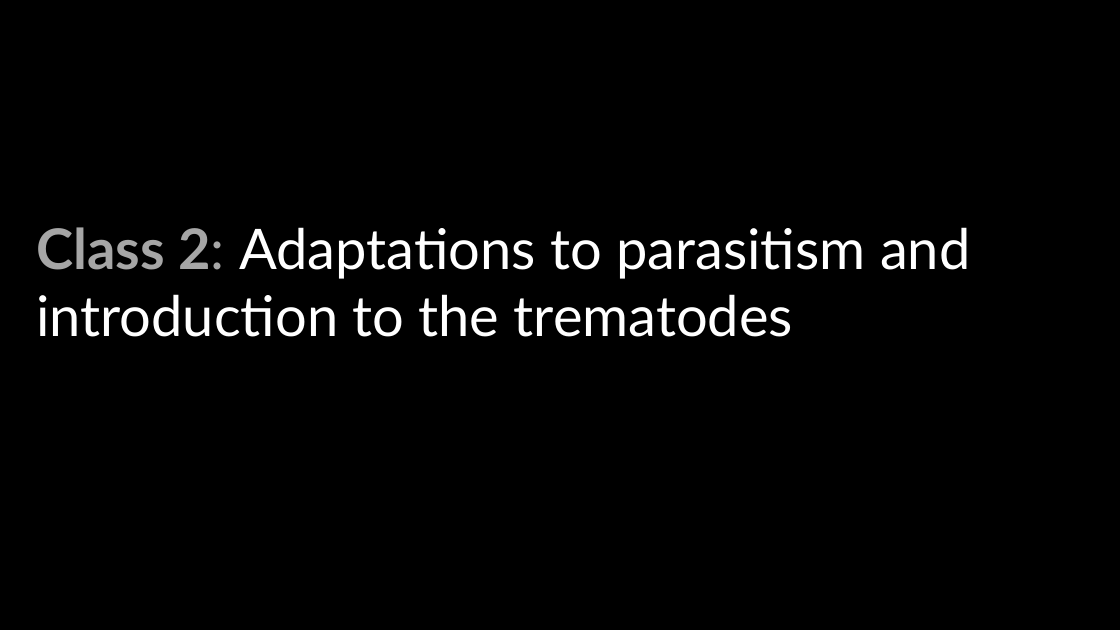
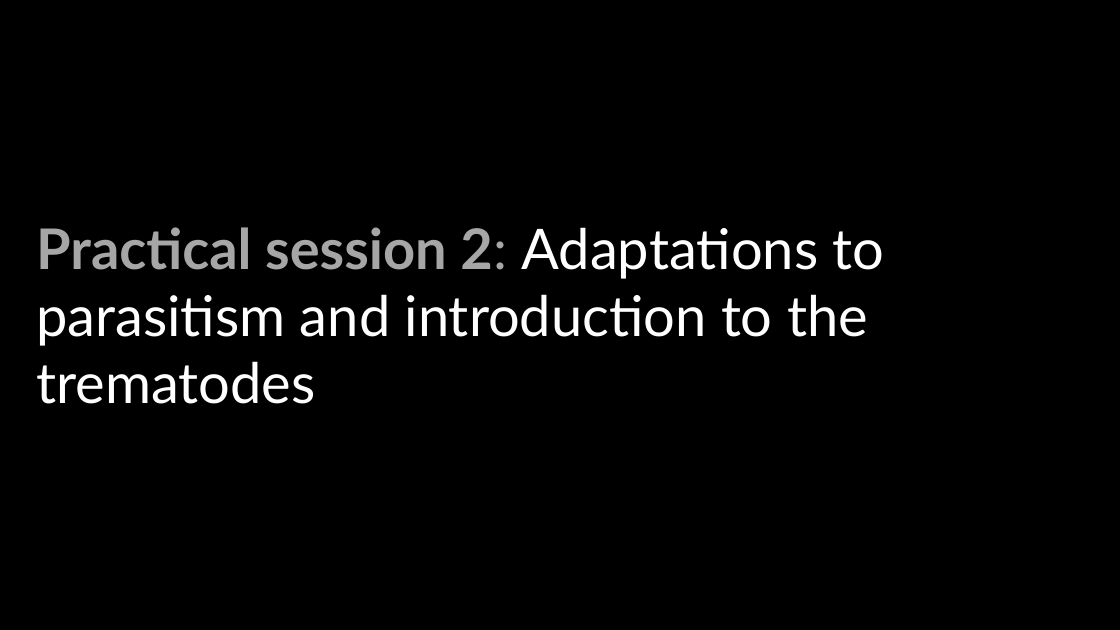
Before and after one commit to wood-lab/fish_406, a slide deck: slide 1 of docs/lectures/in-class_activities/class_2.pptx. Drawn at 1120x630 pixels with LibreOffice and Linux fonts; fonts in the diff are those of the drawing. Boxes give left, top, right and bottom in pixels: in the first picture for what was removed or moved away, otherwise in the second. Text is boxed around its words. In the diff, an @@ line names an element or a change of style, - is before the commit and + after.

Commit message:
updating class_2.ppt

```diff
--- a/docs/lectures/in-class_activities/class_2.pptx
+++ b/docs/lectures/in-class_activities/class_2.pptx
@@ text at <box>36,227,885,404</box>: text changed @@
-Class 2: Adaptations to parasitism and introduction to the trematodes
+Practical session 2: Adaptations to parasitism and introduction to the trematodes
```
Also in this commit, not shown: 6 other slides changed, 1 slide added, 1 slide removed, 9 other files.
